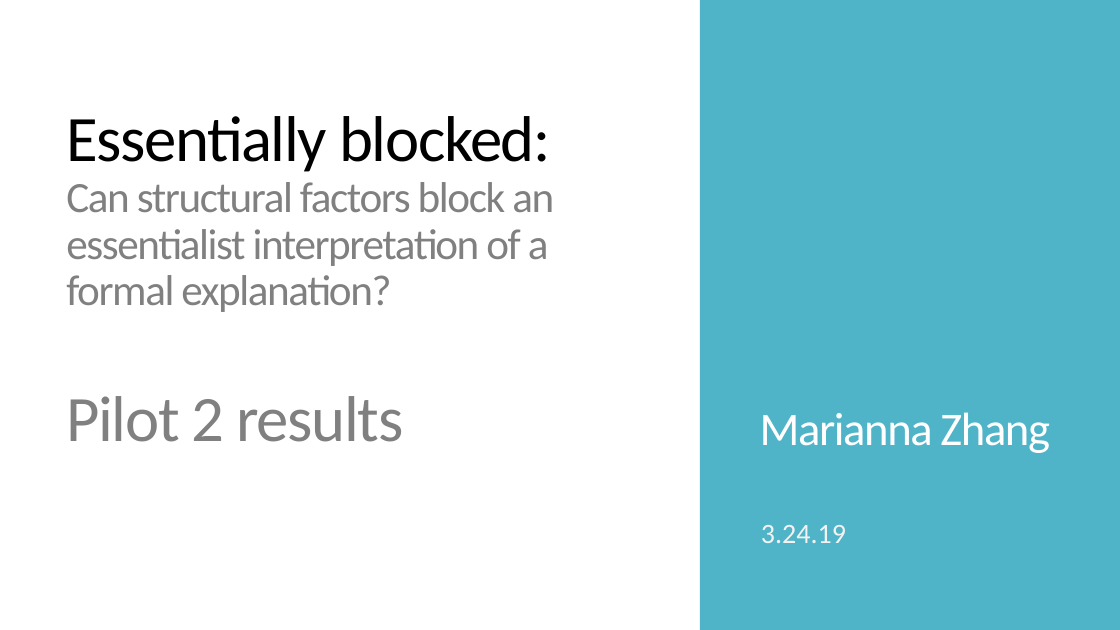
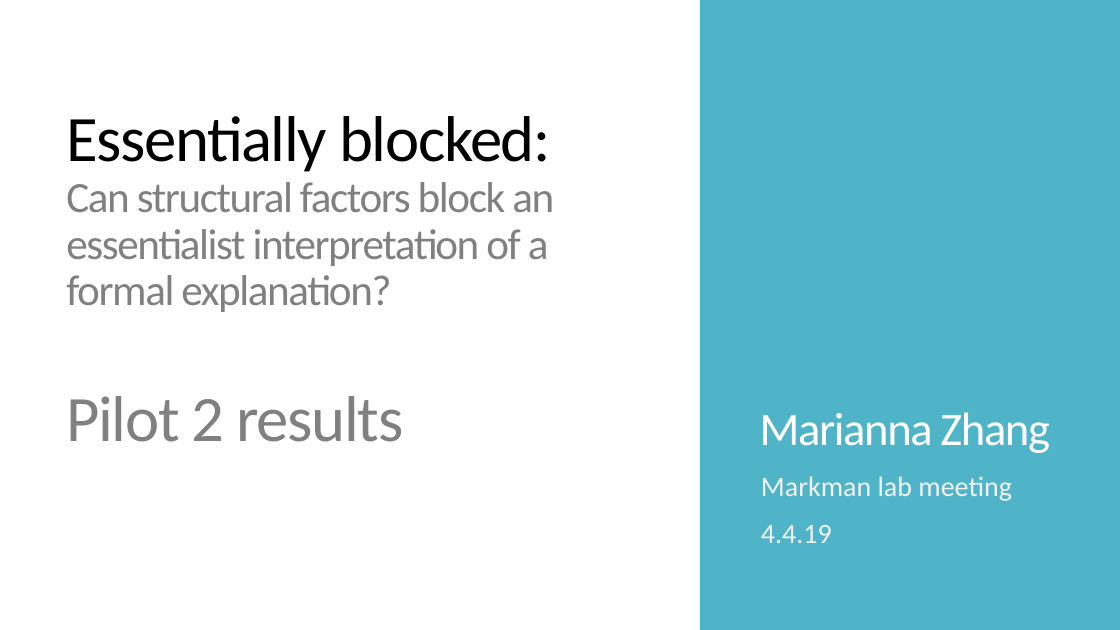
Before and after one commit to mariannazhang/structuralblocking, a slide deck: slide 1 of manuscript/FYP_pilot_2_3.24.19.pptx. Drawn at 1120x630 pixels with LibreOffice and Linux fonts; fonts in the diff are those of the drawing. Boxes give left, top, right and bottom in pixels: in the first picture for what was removed or moved away, otherwise in the second. Text is boxed around its words. In the diff, an @@ line names an element or a change of style, - is before the commit and + after.

```diff
--- a/manuscript/FYP_pilot_2_3.24.19.pptx
+++ b/manuscript/FYP_pilot_2_3.24.19.pptx
@@ text at <box>761,476,1012,543</box>: text changed @@
-3.24.19
+Markman lab meeting
+4.4.19
```
Also in this commit, not shown: 10 other slides changed, 12 slides added, 2 slides removed, 30 other files.
